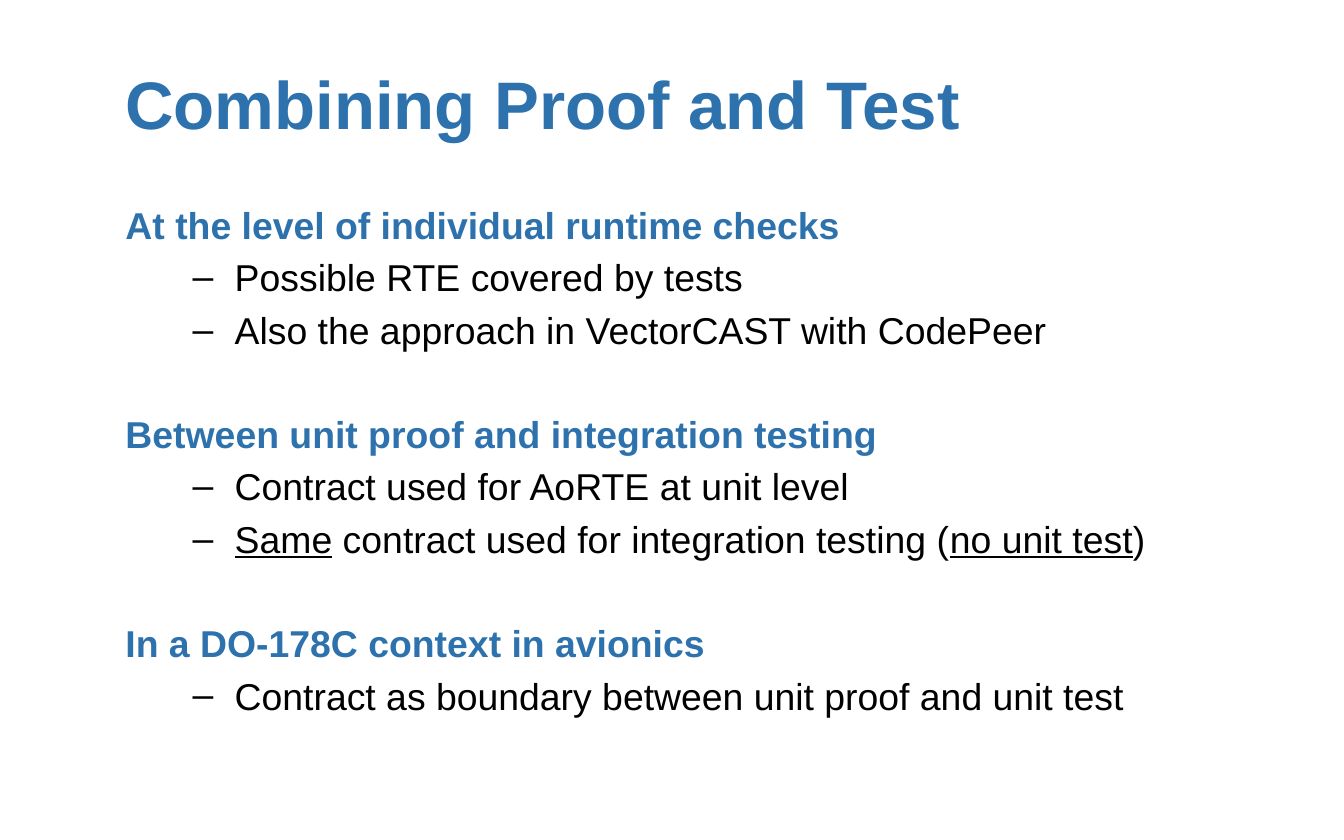
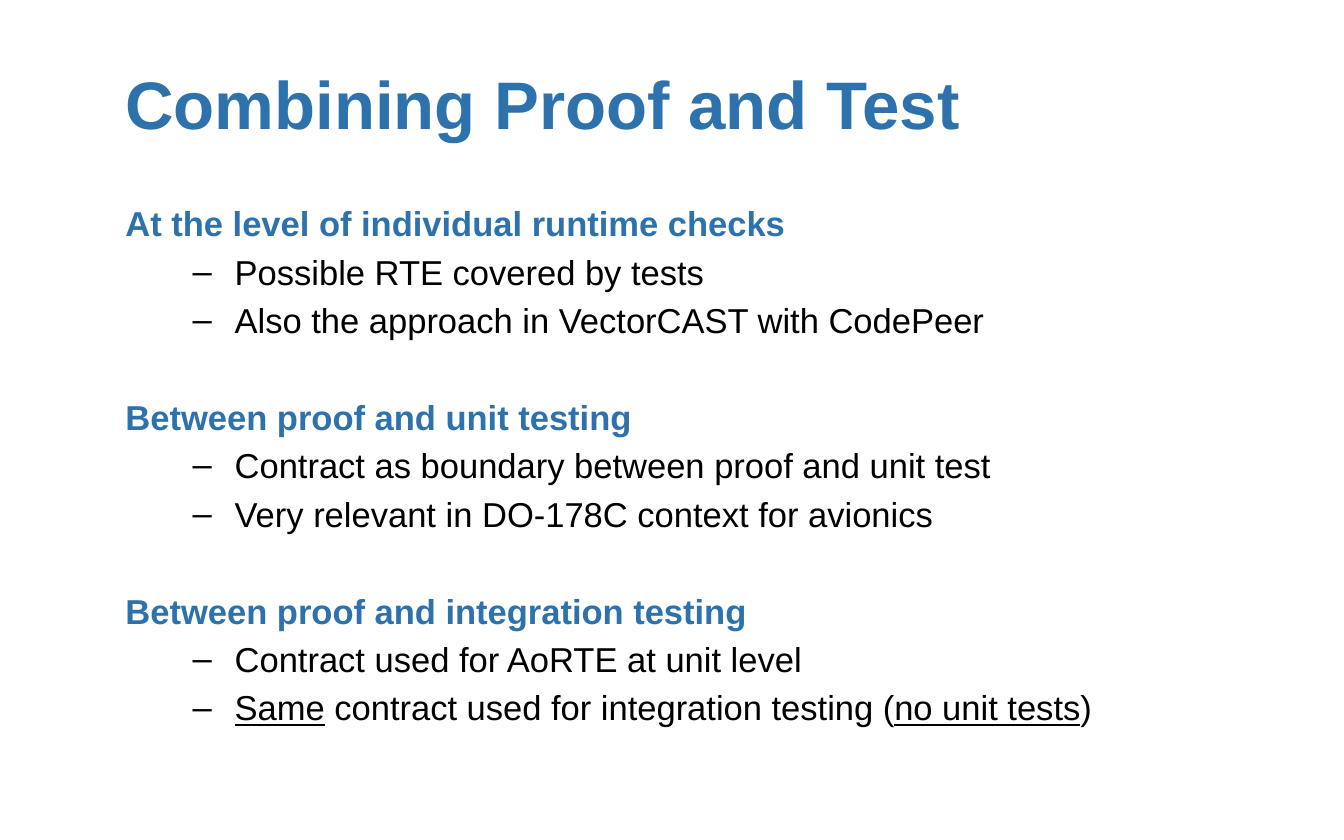
Before and after one commit to AdaCore/spark2014, a slide deck: slide 11 of slides/AdaCore_Tech_Days_2015/AdaCore Tech Days SPARK 2014.pptx (slide 10 before the commit). Drawn at 1344x840 pixels with LibreOffice and Linux fonts; fonts in the diff are those of the drawing; background and template pictures are left out. Boxes give left, top, right and bottom in pixels: in the first picture for what was removed or moved away, otherwise in the second. Text is boxed around its words. In the diff, an @@ line names an element or a change of style, - is before the commit and + after.

Commit message:
O730-003 Update slides

```diff
--- a/slides/AdaCore_Tech_Days_2015/AdaCore Tech Days SPARK 2014.pptx
+++ b/slides/AdaCore_Tech_Days_2015/AdaCore Tech Days SPARK 2014.pptx
@@ text at (125,211,984,673): size 20 to 18.5 pt in "At the level of individual runtime checks", "Possible RTE covered by tests", "Also the approach in VectorCAST with CodePeer", "Contract used for AoRTE at unit level" @@
@@ text at (125,405,991,631): text changed; size 20 to 18.5 pt; text colour #2D72AD to #000000; bold off @@
-Between unit proof and integration testing
+Between proof and unit testing
+  – Contract as boundary between proof and unit test
+  – Very relevant in DO-178C context for avionics
+Between proof and integration testing
@@ text at (235,695,1091,727): text changed; size 20 to 18.5 pt @@
-  – Same contract used for integration testing (no unit test)
-In a DO-178C context in avionics
-  – Contract as boundary between unit proof and unit test
+  – Same contract used for integration testing (no unit tests)
```
Also in this commit, not shown: 5 other slides changed, 1 slide added.
